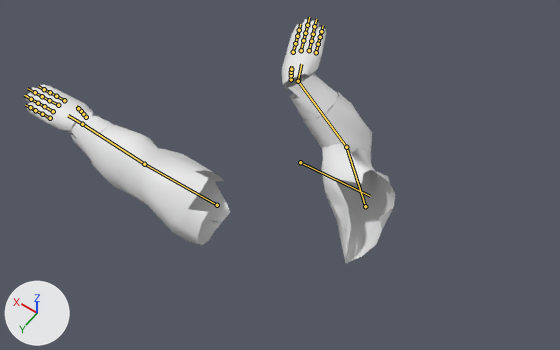
Before and after pictures for a commit that changed the Blender file sources_blender/bras_fps_anims.blend.
Both versions are drawn from a camera (50 mm lens) standing at (-0.627, 0.954, 3.134) and looking at (0.154, -0.14, 1.416). The lights are fixed; the arrows at lower left show +X, +Y and +Z. The picture after the commit comes second. Both versions are drawn at frame 86 of the action 'finisher_taille'; the numbers are the values there. The bones that change, and the others that lie on the model, are drawn over the model as lines.

Names of what the first picture shows: 'brassards', 'gants', 'manches'.
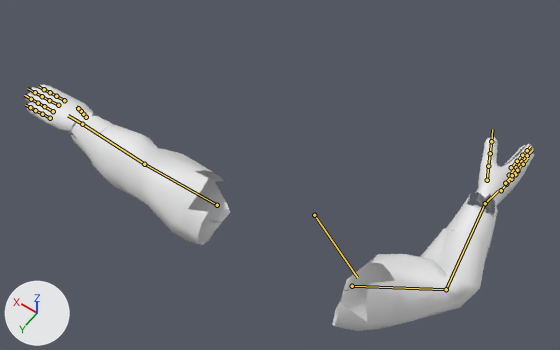
Where the change shows, as pixel boxes (x1, y1, x2, y2) in the pictures (560 x 350 px):
'manches', posed (31% wider, 19% taller): before (91, 91, 395, 264); after (91, 125, 489, 331)
'gants', posed (69% wider, 10% taller): before (26, 19, 326, 133); after (26, 85, 534, 210)
'brassards', posed (60% wider, 57% taller): before (71, 74, 338, 161); after (71, 111, 498, 248)
bone 'clavicle_r', root to tip: before (300, 162) to (370, 196); after (314, 215) to (357, 277)
bone 'upperarm_r', root to tip: before (365, 206) to (346, 147); after (352, 286) to (446, 289)
bone 'lowerarm_r', root to tip: before (346, 147) to (298, 81); after (446, 289) to (485, 203)
bone 'hand_r', root to tip: before (298, 81) to (301, 64); after (485, 203) to (498, 191)

What the commit changed:
Bone 'clavicle_r' (bone_clavicle_r) moves from (-0.045, -0.155, 0.02) to (0.0, 0.0, 0.0).
Bone 'clavicle_r' (bone_clavicle_r) turns from (0, 0, 30) to (0, 0, 0) degrees about its own x, y and z.
Bone 'upperarm_r' (bone_upperarm_r) turns from (89, -19, 56) to (44, 20, 36) degrees about its own x, y and z.
Bone 'lowerarm_r' (bone_lowerarm_r) turns from (86, -20, -78) to (73, 20, 49) degrees about its own x, y and z.
Bone 'hand_r' (bone_hand_r) turns from (-35, 0, 63) to (-32, 0, -11) degrees about its own x, y and z.
